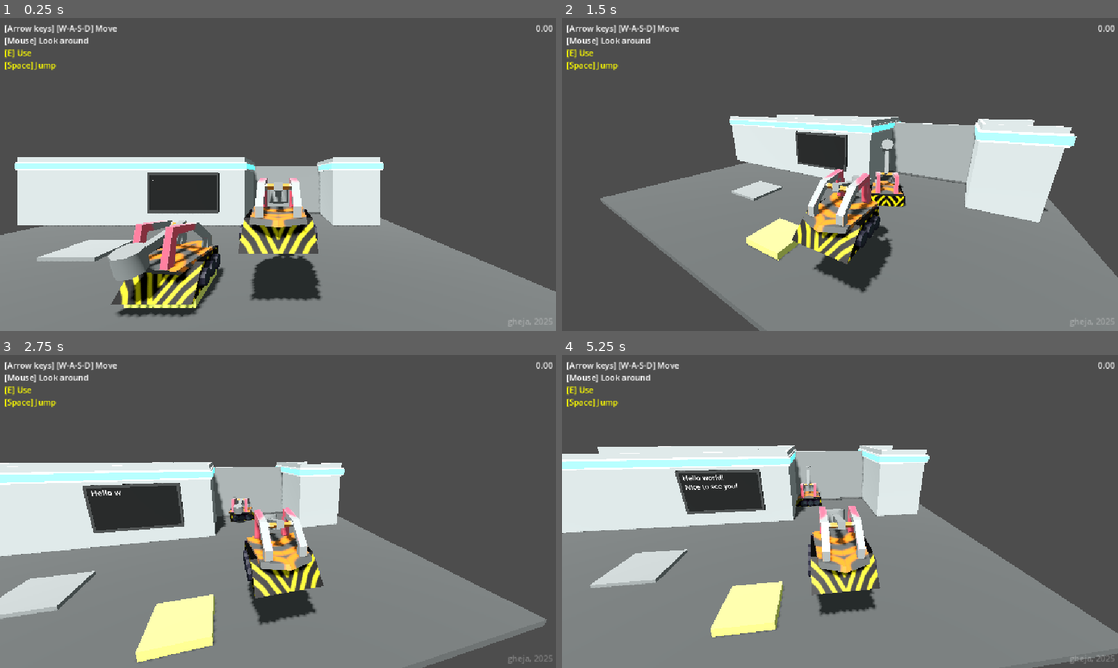
Above: before the commit, frames 1-4 (two rows, left to right).
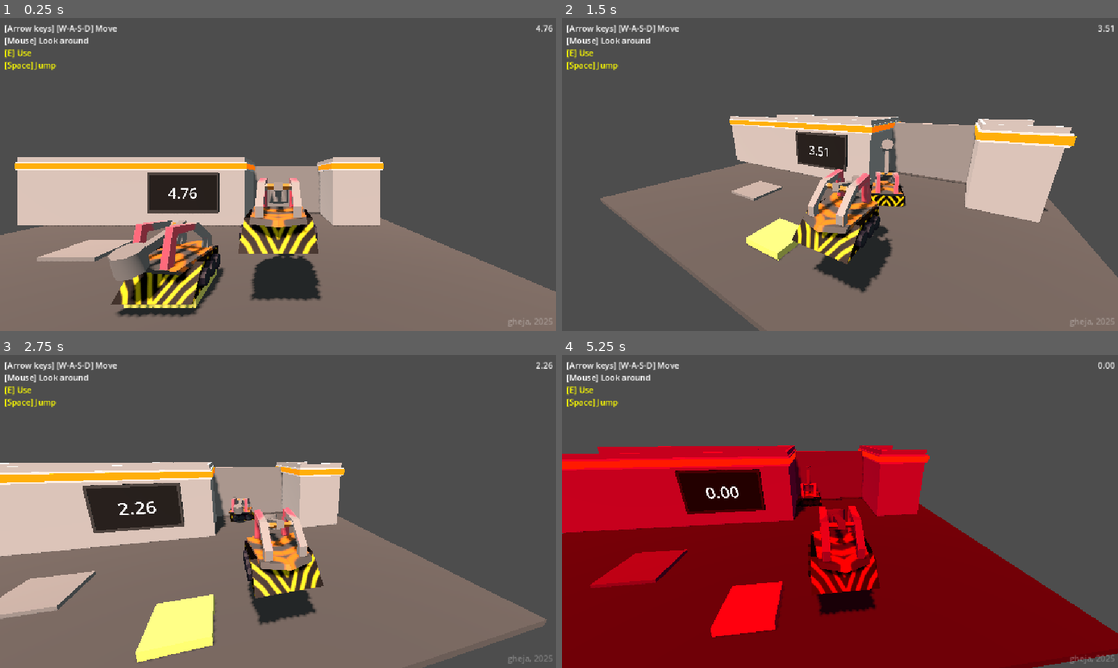
Above: after the commit, the same moments.

Repository: gheja/bot-loop
Game: Godot game, scene res://scenes/main_scene.tscn
Same seed, same stepped clock (60 frames per second), same inputs: the game is played once before the commit and once after it.
Inputs (mouse positions are in pixels of both pictures, inside the frame that each line leads up to):
- Up to frame 1 (0.25 s): no input
- Up to frame 2 (1.5 s): move the mouse to (867, 174) at 0.52 s; hold W (move_up) from 0.53 s (still down); tap E (action_primary) at 0.6, 1.35 s; move the mouse to (812, 174) at 1.27 s
- Up to frame 3 (2.75 s): keep holding W (move_up); move the mouse to (289, 505) at 2.02 s; tap E (action_primary) at 2.1 s
- Up to frame 4 (5.25 s): keep holding W (move_up); move the mouse to (834, 517) at 2.77 s; tap E (action_primary) every 0.75 s from 2.85 to 5.1 s; move the mouse to (878, 514) at 3.52 s; move the mouse to (795, 508) at 4.27 s; move the mouse to (845, 511) at 5.02 s

The runs differ from the first frame. In frame 1, 37% of the frame differs, in the area x 0-100%, y 2-100%; in frame 2, 43%; in frame 3, 45%; in frame 4, 56%, in the area x 0-100%, y 28-100%.

Commit message:
Reworked intro handling a bit

Diff:
--- a/src/autoload/game_state.gd
+++ b/src/autoload/game_state.gd
@@ -1,5 +1,6 @@
 extends Node
 
 var loops = 0
+var play_intro = true
 
 var player_recordings = [[], []]
--- a/src/scenes/main_scene.gd
+++ b/src/scenes/main_scene.gd
@@ -20,25 +20,30 @@
 		main_interface.pop_up_big_message("Loop " + str(GameState.loops))
 
 	reset_colors()
-	start_intro_text()
+
+	if GameState.play_intro:
+		GameState.play_intro = false
+		start_intro_text()
+	else:
+		start_main_timer()
 
 func start_intro_text():
-	var text = ".#.#.#*#Hello world!#\nNice to see you!\n#.#.#.#*#How are you?\n#.#.#.#*Ah, well...\nGood luck!\n#;)#"
-	var s = ""
-	var c
+	var intro_text = ".#.#.#*#Hello world!#\nNice to see you!\n#.#.#.#*#How are you?\n#.#.#.#*Ah, well...\nGood luck!\n#;)#"
+	var text = ""
+	var ch
 
 	for i in text.length():
-		c = text[i]
+		ch = text[i]
 
-		if c == "#":
+		if ch == "#":
 			await get_tree().create_timer(0.5).timeout
 			continue
-		elif c == "*":
-			s = ""
+		elif ch == "*":
+			text = ""
 		else:
-			s += c
+			text += ch
 
-		Signals.set_display_text.emit(s)
+		Signals.set_display_text.emit(text)
 		await get_tree().create_timer(0.05).timeout
 
 	start_main_timer()
